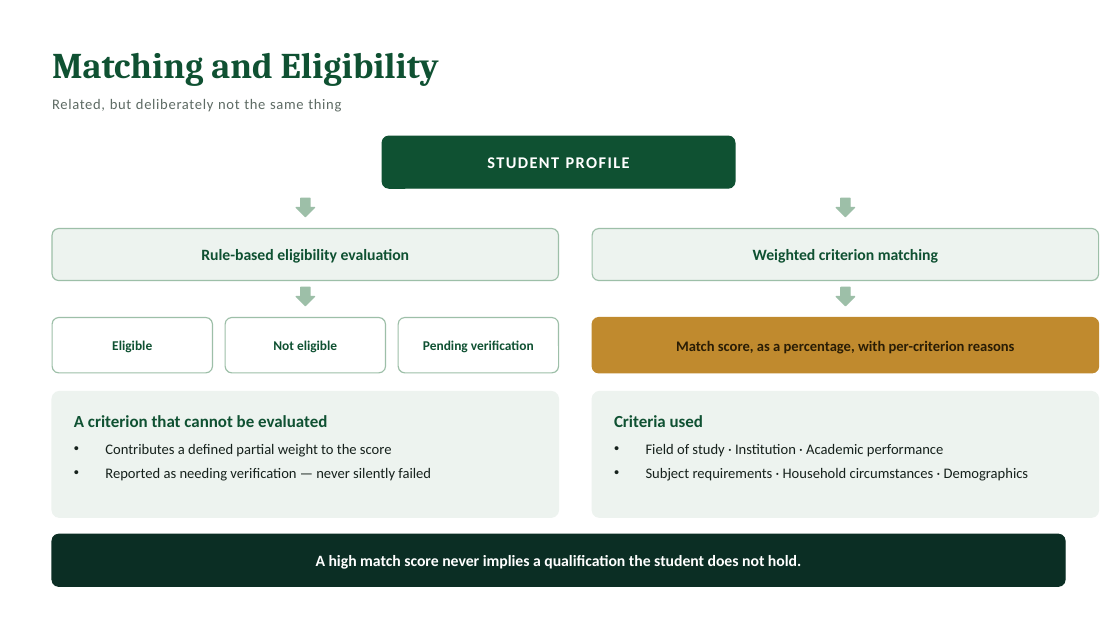
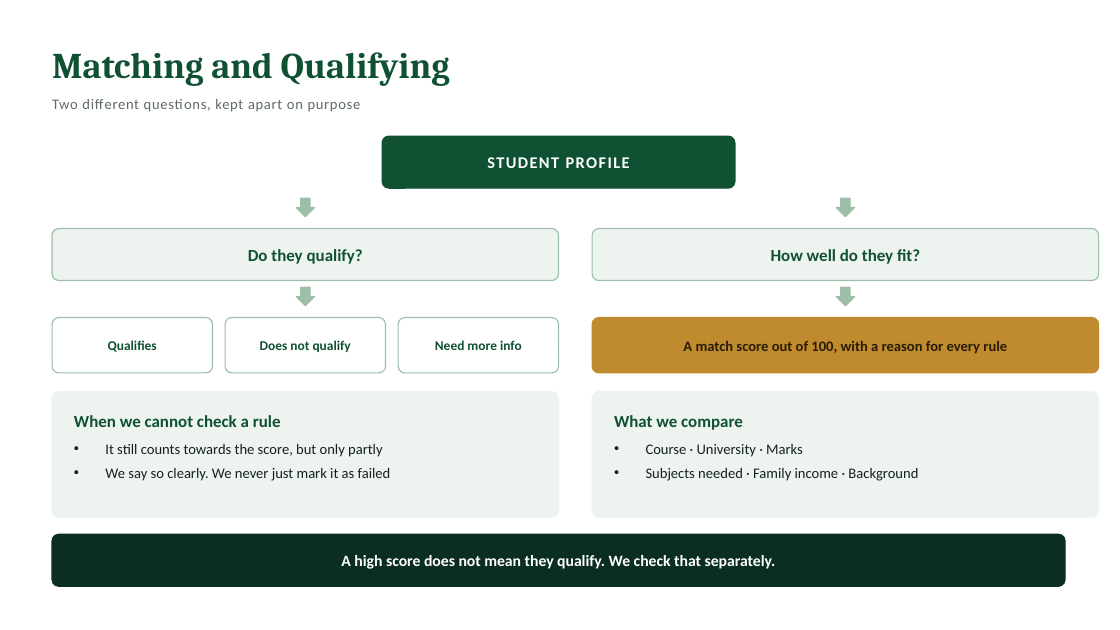
Before and after one commit to SCRIPTMASTER67/cursorBursaryBridge, a slide deck: slide 8 of docs/presentation/Bursary-Bridge_Presentation.pptx. Drawn at 1120x630 pixels with LibreOffice and Linux fonts; fonts in the diff are those of the drawing. Boxes give left, top, right and bottom in pixels: in the first picture for what was removed or moved away, otherwise in the second. Text is boxed around its words. In the diff, an @@ line names an element or a change of style, - is before the commit and + after.

```diff
--- a/docs/presentation/Bursary-Bridge_Presentation.pptx
+++ b/docs/presentation/Bursary-Bridge_Presentation.pptx
@@ text at (52, 52, 450, 86): text changed @@
-Matching and Eligibility
+Matching and Qualifying
@@ text at (52, 99, 361, 112): text changed @@
-Related, but deliberately not the same thing
+Two different questions, kept apart on purpose
@@ text in rounded rectangle at (248, 249, 363, 264): text changed; size 13.5 to 14.5 pt @@
-Rule-based eligibility evaluation
+Do they qualify?
@@ text in rounded rectangle at (771, 249, 920, 264): text changed; size 13.5 to 14.5 pt @@
-Weighted criterion matching
+How well do they fit?
@@ text in rounded rectangle at (108, 340, 157, 352): text changed @@
-Eligible
+Qualifies
@@ text in rounded rectangle at (260, 340, 351, 352): text changed @@
-Not eligible
+Does not qualify
@@ text in rounded rectangle at (435, 340, 522, 350): text changed @@
-Pending verification
+Need more info
@@ text at (683, 341, 1007, 354): text changed @@
-Match score, as a percentage, with per-criterion reasons
+A match score out of 100, with a reason for every rule
@@ text at (74, 415, 281, 427): text changed @@
-A criterion that cannot be evaluated
+When we cannot check a rule
@@ text at (614, 415, 743, 430): text changed @@
-Criteria used
+What we compare
@@ text at (105, 444, 391, 481): text changed @@
-• Contributes a defined partial weight to the score
-• Reported as needing verification — never silently failed
+• It still counts towards the score, but only partly
+• We say so clearly. We never just mark it as failed
@@ text at (646, 444, 918, 481): text changed @@
-• Field of study · Institution · Academic performance
-• Subject requirements · Household circumstances · Demographics
+• Course · University · Marks
+• Subjects needed · Family income · Background
@@ text at (341, 555, 776, 569): text changed @@
-A high match score never implies a qualification the student does not hold.
+A high score does not mean they qualify. We check that separately.
```
Also in this commit, not shown: 8 other slides changed, 2 other files.
